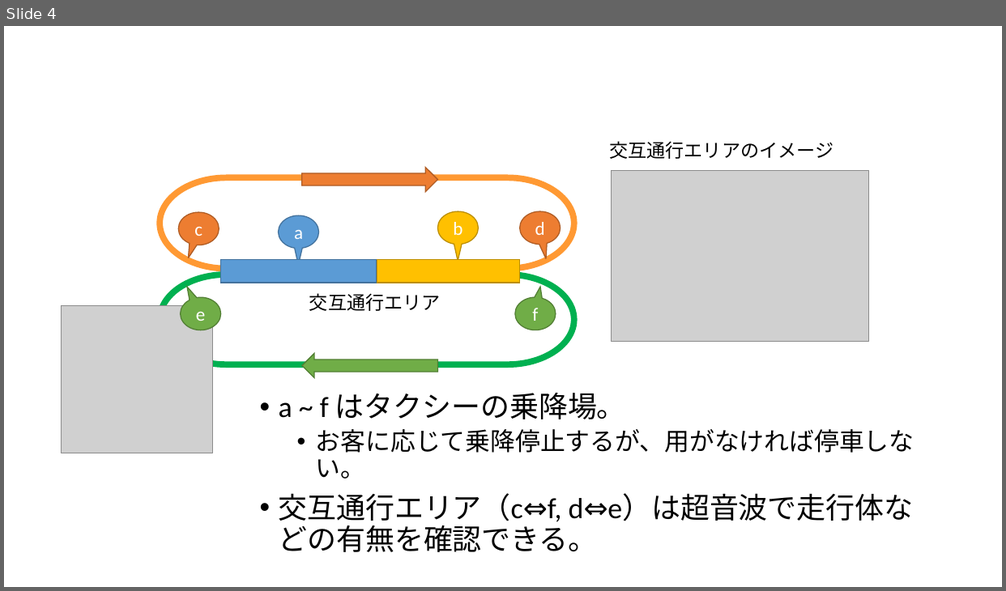
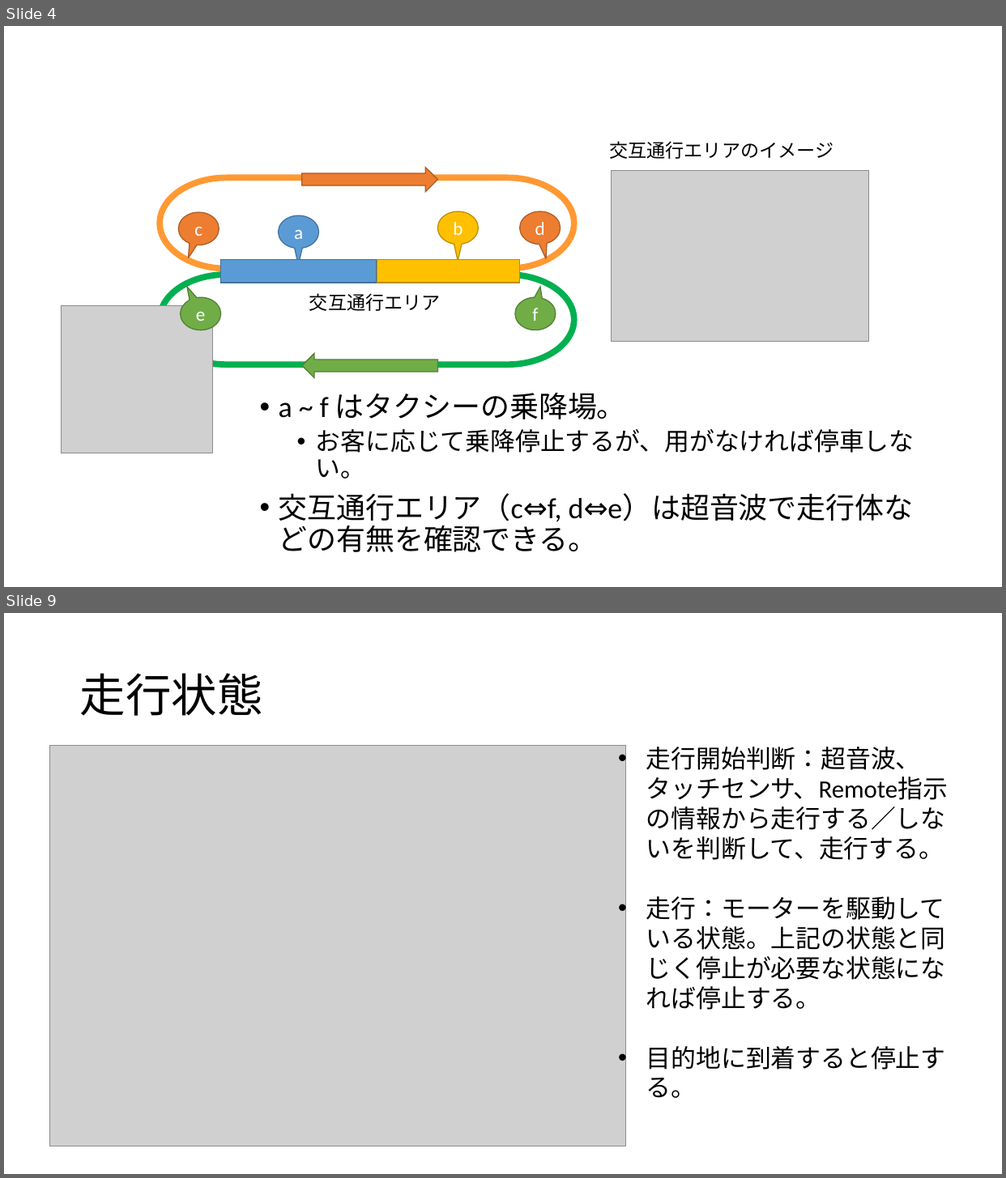
Before and after one commit to nichiyoubi/model_checking_exercise, a slide deck: memo/課題検討hayakawa.pptx. Shown one above the other, each under a label of ours: slide 4 before the commit, slides 4 and 9 after it; the slides between them are not shown. The pictures are 1006x591 and 1006x1178 pixels, drawn with LibreOffice and Linux fonts; fonts in the diff are those of the drawing; grey boxes stand for pictures. Boxes give left, top, right and bottom in pixels: in the first picture for what was removed or moved away, otherwise in the second. Text is boxed around its words. In the diff, an @@ line names an element or a change of style, - is before the commit and + after.

```diff
--- a/memo/課題検討hayakawa.pptx
+++ b/memo/課題検討hayakawa.pptx
@@ slide 9 added at bbox=[4, 613, 1002, 1174], background #FFFFFF @@
@@ title added at bbox=[80, 673, 263, 716], 44 pt, text #000000 @@
+走行状態
@@ picture added at bbox=[49, 746, 626, 1147] @@
@@ text added at bbox=[646, 747, 948, 1070], 24 pt, text #000000 @@
+• 走行開始判断：超音波、タッチセンサ、Remote指示の情報から走行する／しないを判断して、走行する。
+• 走行：モーターを駆動している状態。上記の状態と同じく停止が必要な状態になれば停止する。
+• 目的地に到着すると停止する。
```
Also in this commit, not shown: 2 slides changed, 5 other slides added, 4 slides removed, 1 other file.
